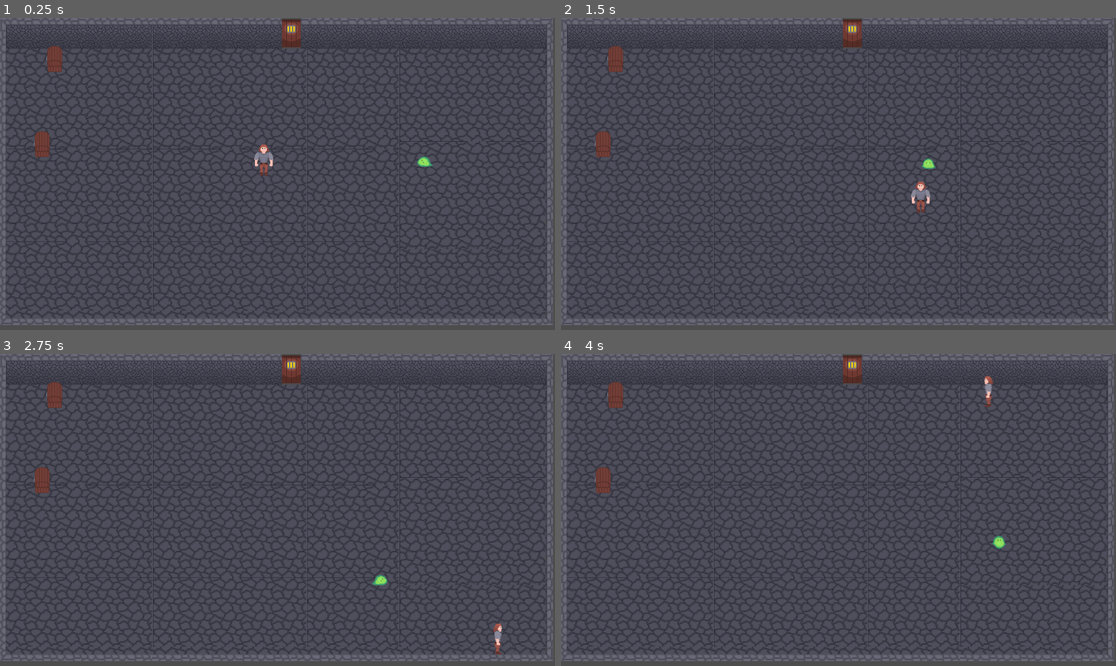
Above: before the commit, frames 1-4 (two rows, left to right).
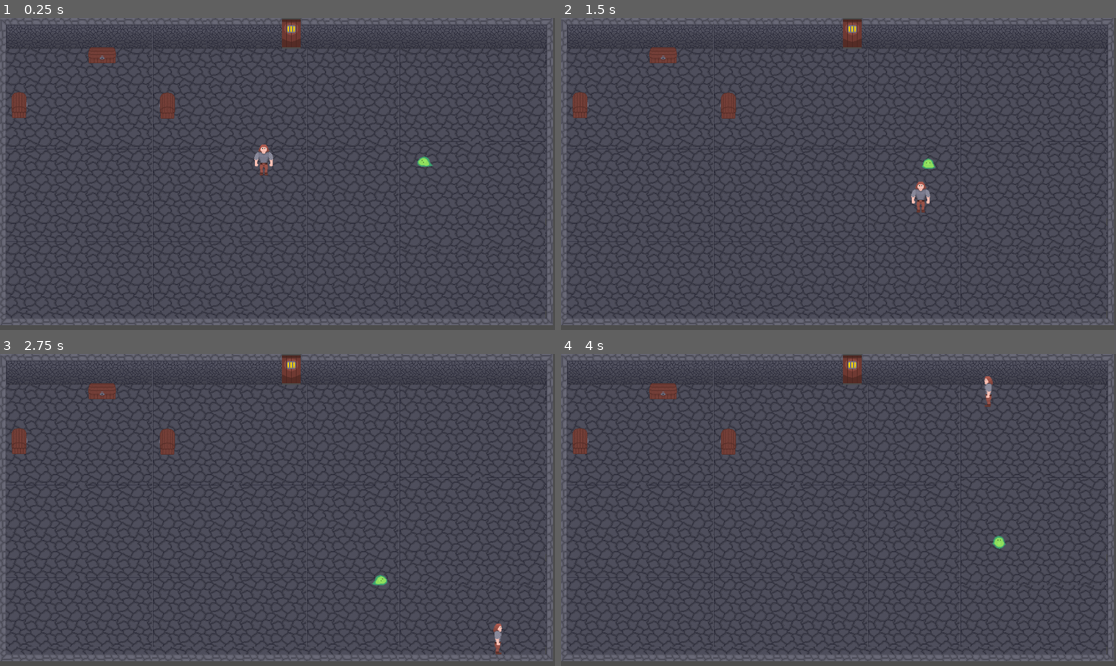
Above: after the commit, the same moments.

Repository: EsderJ10/proyecto-lqs
Game: Godot game, scene res://Scenes/test_room.tscn
Same seed, same stepped clock (60 frames per second), same inputs: the game is played once before the commit and once after it.
Inputs (mouse positions are in pixels of both pictures, inside the frame that each line leads up to):
- Up to frame 1 (0.25 s): no input
- Up to frame 2 (1.5 s): move the mouse to (960, 158) at 0.52 s; hold Right (move_right) 0.53-1.28 s; tap E (open_chest) at 0.6, 1.35 s; move the mouse to (727, 189) at 1.27 s; hold Down (move_down) from 1.28 s (still down)
- Up to frame 3 (2.75 s): move the mouse to (333, 441) at 2.02 s; release Down (move_down) at 2.03 s; hold Right (move_right) from 2.03 s (still down); click (333, 441) at 2.1 s; tap E (open_chest) at 2.3 s
- Up to frame 4 (4 s): move the mouse to (810, 572) at 2.77 s; release Right (move_right) at 2.78 s; hold Up (move_up) 2.78-3.53 s; tap Space (player_dash) at 2.85 s; tap E (open_chest) at 3.05, 3.6 s; move the mouse to (1005, 556) at 3.52 s; hold Left (move_left) from 3.53 s (still down)

The runs differ from the first frame. In frame 1, 1.1% of the frame differs, in the area x 2-32%, y 8-45%; in frame 2, 1.1%; in frame 3, 1.1%; in frame 4, 1.1%.

Commit message:
Implemented handling for multiple chests in room #10

Diff:
--- a/Scenes/chest.tscn
+++ b/Scenes/chest.tscn
@@ -85,14 +85,12 @@
 size = Vector2(56, 35)
 
 [node name="Chest" type="StaticBody2D"]
-position = Vector2(71, 33)
 script = ExtResource("1_cjfl1")
-chest_perspective = "Left"
 metadata/_edit_group_ = true
 
 [node name="AnimatedSprite2D" type="AnimatedSprite2D" parent="."]
 sprite_frames = SubResource("SpriteFrames_k15qg")
-animation = &"front_closed"
+animation = &"left_closed"
 
 [node name="CollisionShape2D" type="CollisionShape2D" parent="."]
 position = Vector2(0, -2)
--- a/Scenes/test_room.tscn
+++ b/Scenes/test_room.tscn
@@ -984,7 +984,12 @@
 parameters/looping = true
 
 [node name="Chest" parent="." instance=ExtResource("5_3tvqv")]
-position = Vector2(113, 84)
+position = Vector2(40, 180)
+chest_perspective = "Right"
 
 [node name="Chest2" parent="." instance=ExtResource("5_3tvqv")]
-position = Vector2(87, 261)
+position = Vector2(212, 80)
+
+[node name="Chest3" parent="." instance=ExtResource("5_3tvqv")]
+position = Vector2(347, 181)
+chest_perspective = "Left"
--- a/Scripts/Interactions/chest.gd
+++ b/Scripts/Interactions/chest.gd
@@ -1,26 +1,39 @@
 extends StaticBody2D
-
 # Parameters
 @export_enum("Front", "Left", "Right") var chest_perspective: String = "Front"
 @export var interaction_distance: float = 53.0
-
 # Nodes references
 @onready var animated_sprite: AnimatedSprite2D = $AnimatedSprite2D
 @onready var collision_shape: CollisionShape2D = $CollisionShape2D
 @onready var interaction_area: Area2D = $InteractionArea
-
+@onready var interaction_shape: CollisionShape2D = $InteractionArea/InteractionShape
 # State variables
 var is_open: bool = false
 var player_in_range: bool = false
 var player: Node2D = null
-var front_collision_size: Vector2 = Vector2(58, 33)
-var side_collision_size: Vector2 = Vector2(31, 54)
+# Dimensions for different perspectives
+const FRONT_COLLISION_SIZE: Vector2 = Vector2(58, 33)
+const SIDE_COLLISION_SIZE: Vector2 = Vector2(31, 54)
+const FRONT_INTERACTION_SIZE: Vector2 = Vector2(90, 65)
+const SIDE_INTERACTION_SIZE: Vector2 = Vector2(45, 65)
 
 func _ready() -> void:
 	is_open = false
+	# Create unique shape resources for this instance
+	create_unique_shapes()
+	# Apply the correct perspective
 	update_chest_appearance()
 
-func _process(_delta: float) -> void:
+func create_unique_shapes() -> void:
+	# Create a new unique RectangleShape2D for collision
+	var new_collision_shape = RectangleShape2D.new()
+	collision_shape.shape = new_collision_shape
+
+	# Create a new unique RectangleShape2D for interaction
+	var new_interaction_shape = RectangleShape2D.new()
+	interaction_shape.shape = new_interaction_shape
+
+func _process(delta: float) -> void:
 	if player_in_range and player and Input.is_action_just_pressed("open_chest"):
 		open_chest()
 
@@ -32,22 +45,36 @@
 	var animation_name = chest_perspective.to_lower() + "_" + state
 	animated_sprite.play(animation_name)
 
-	update_collision_shape()
+	update_shapes()
 
-func update_collision_shape() -> void:
-	var rect_shape = collision_shape.shape as RectangleShape2D
+func update_shapes() -> void:
+	var collision_rect_shape = collision_shape.shape as RectangleShape2D
 
-	if rect_shape:
+	if collision_rect_shape:
 		match chest_perspective:
 			"Front":
-				rect_shape.size = front_collision_size
+				collision_rect_shape.size = FRONT_COLLISION_SIZE
 				collision_shape.position = Vector2(0, 0)
-			"Left", "Right":
-				rect_shape.size = side_collision_size
-				if chest_perspective == "Left":
-					collision_shape.position = Vector2(-4, 0)
-				else:
-					collision_shape.position = Vector2(4, 0)
+			"Left":
+				collision_rect_shape.size = SIDE_COLLISION_SIZE
+				collision_shape.position = Vector2(-4, 0)
+			"Right":
+				collision_rect_shape.size = SIDE_COLLISION_SIZE
+				collision_shape.position = Vector2(4, 0)
+
+	var interaction_rect_shape = interaction_shape.shape as RectangleShape2D
+
+	if interaction_rect_shape:
+		match chest_perspective:
+			"Front":
+				interaction_rect_shape.size = FRONT_INTERACTION_SIZE
+				interaction_shape.position = Vector2(0, 0)
+			"Left":
+				interaction_rect_shape.size = SIDE_INTERACTION_SIZE
+				interaction_shape.position = Vector2(-4, 0)
+			"Right":
+				interaction_rect_shape.size = SIDE_INTERACTION_SIZE
+				interaction_shape.position = Vector2(4, 0)
 
 func open_chest() -> void:
 	if is_open:
@@ -58,7 +85,7 @@
 
 	# TODO: Implement sound effect
 
-	# TODO: Implement animation
+	# Animation
 	var tween = create_tween()
 	tween.tween_property(animated_sprite, "scale", Vector2(1.1, 1.1), 0.1)
 	tween.tween_property(animated_sprite, "scale", Vector2(1.0, 1.0), 0.1)
